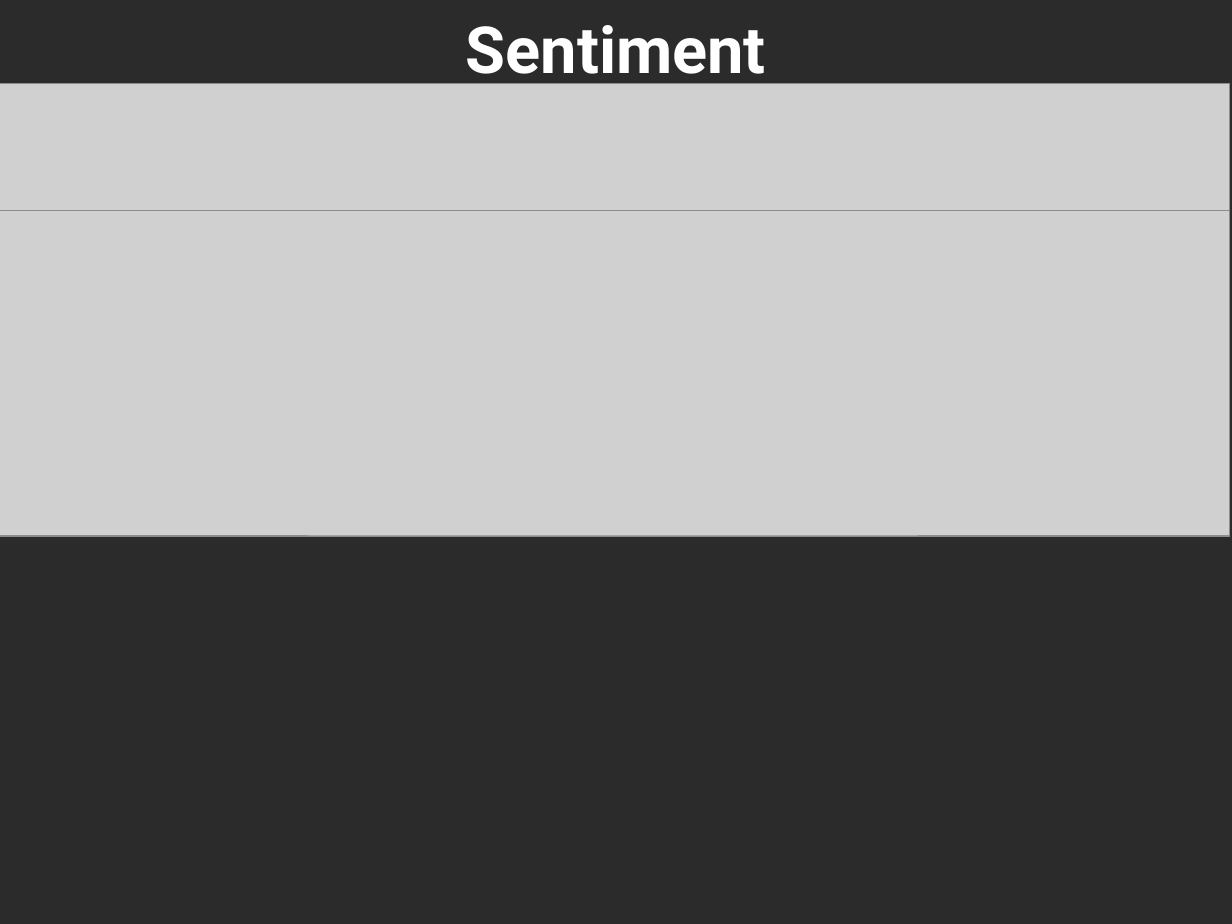
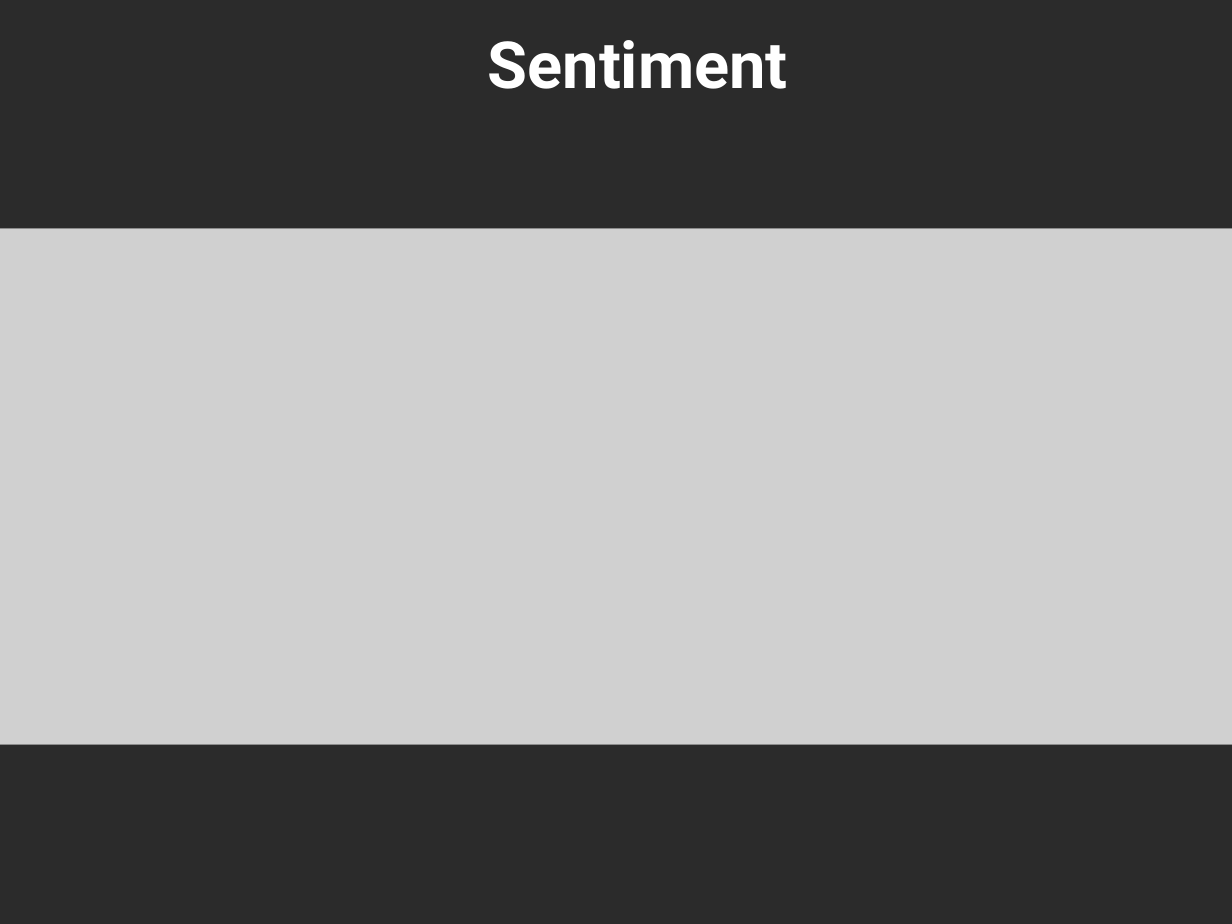
Before and after one commit to PeggyFan/Project, a slide deck: slide 5 of data/nyt_summarizer_10_09.pptx. Drawn at 1232x924 pixels with LibreOffice and Linux fonts; fonts in the diff are those of the drawing; grey boxes stand for pictures; background and template pictures are left out; a plain dark background stands for a picture behind light text. Boxes give left, top, right and bottom in pixels: in the first picture for what was removed or moved away, otherwise in the second. Text is boxed around its words. In the diff, an @@ line names an element or a change of style, - is before the commit and + after.

```diff
--- a/data/nyt_summarizer_10_09.pptx
+++ b/data/nyt_summarizer_10_09.pptx
@@ title "Sentiment" rewrapped from box(466, 25, 766, 89) to box(488, 40, 788, 89) @@
@@ picture removed at box(0, 84, 1229, 537) @@
@@ picture removed at box(0, 211, 1229, 535) @@
@@ picture added at box(0, 229, 1232, 744) @@
```
Also in this commit, not shown: 4 other slides changed, 3 slides added, 2 slides removed, 6 other files.
